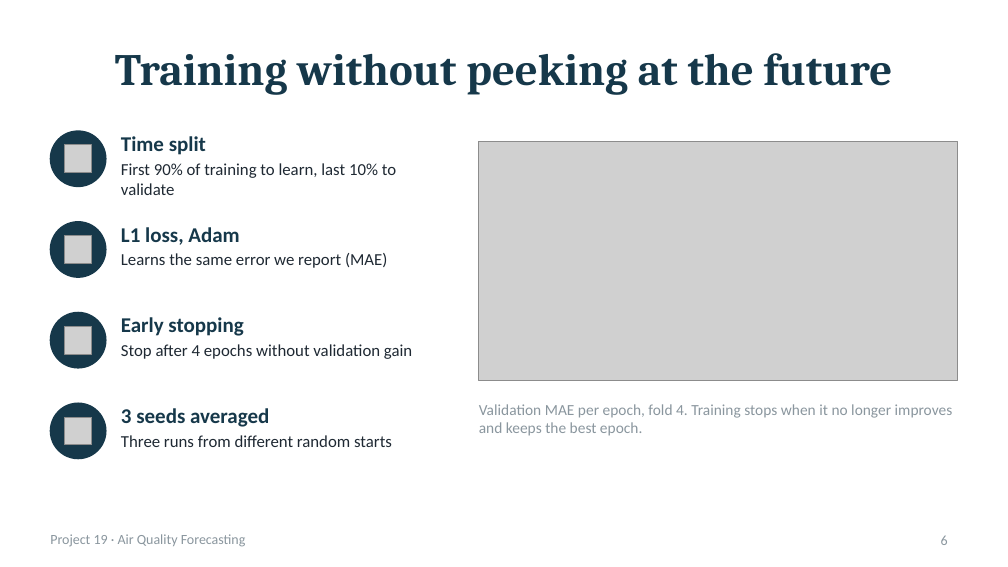
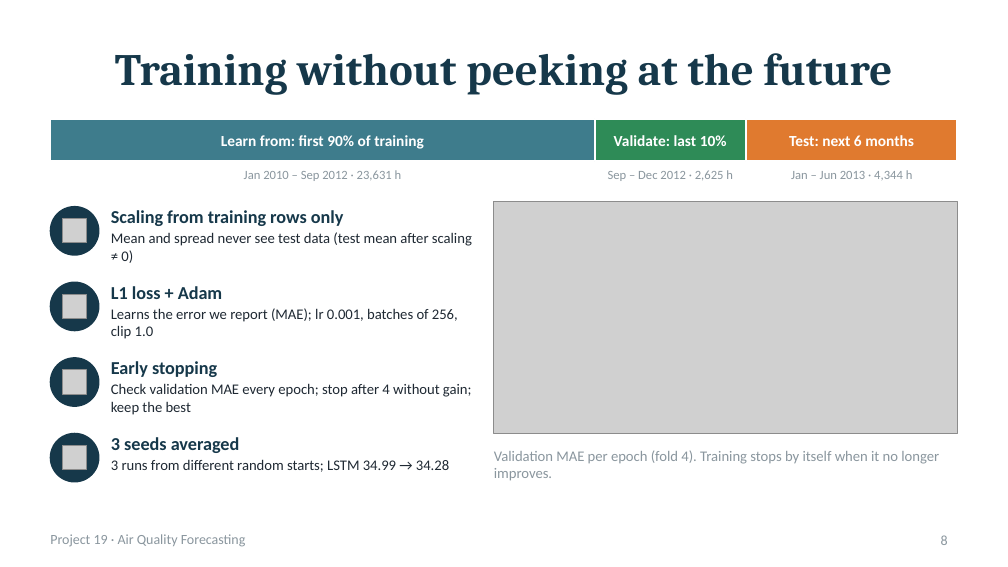
Before and after one commit to MananGilhotra/air-quality-forecasting, a slide deck: slide 8 of reports/Phase2_Presentation.pptx (slide 6 before the commit). Drawn at 1008x567 pixels with LibreOffice and Linux fonts; fonts in the diff are those of the drawing; grey boxes stand for pictures. Boxes give left, top, right and bottom in pixels: in the first picture for what was removed or moved away, otherwise in the second. Text is boxed around its words. In the diff, an @@ line names an element or a change of style, - is before the commit and + after.

```diff
--- a/reports/Phase2_Presentation.pptx
+++ b/reports/Phase2_Presentation.pptx
@@ rectangle added at (x1=50, y1=119, x2=595, y2=161), fill #3E7C8C, outline #FFFFFF 1.5 pt @@
@@ text "Learn from: first 90% of ..." at (x1=221, y1=135, x2=424, y2=149): vertical alignment top to middle @@
@@ rectangle added at (x1=595, y1=119, x2=746, y2=161), fill #2E8B57, outline #FFFFFF 1.5 pt @@
@@ rectangle added at (x1=746, y1=119, x2=958, y2=161), fill #E07A2F, outline #FFFFFF 1.5 pt @@
@@ picture removed at (x1=65, y1=145, x2=93, y2=173) @@
@@ text at (x1=221, y1=135, x2=424, y2=149): text changed; size 12 to 11 pt; text colour #1F2933 to #FFFFFF; bold on @@
-First 90% of training to learn, last 10% to validate
+Learn from: first 90% of training
@@ text added at (x1=614, y1=135, x2=727, y2=146), 11 pt, text #FFFFFF, bold @@
+Validate: last 10%
@@ text added at (x1=789, y1=135, x2=914, y2=146), 11 pt, text #FFFFFF, bold @@
+Test: next 6 months
@@ text at (x1=244, y1=170, x2=402, y2=181): text changed; size 15 to 9 pt; text colour #16384A to #8A969E; bold off @@
-Time split
+Jan 2010 – Sep 2012 · 23,631 h
@@ text added at (x1=608, y1=170, x2=733, y2=181), 9 pt, text #8A969E @@
+Sep – Dec 2012 · 2,625 h
@@ text added at (x1=791, y1=170, x2=913, y2=180), 9 pt, text #8A969E @@
+Jan – Jun 2013 · 4,344 h
@@ ellipse resized from (x1=50, y1=222, x2=106, y2=277) to (x1=50, y1=207, x2=99, y2=255) @@
@@ picture resized from (x1=479, y1=141, x2=958, y2=381) to (x1=494, y1=202, x2=958, y2=433) @@
@@ picture added at (x1=62, y1=219, x2=87, y2=243) @@
@@ text added at (x1=111, y1=210, x2=344, y2=226), 13 pt, text #16384A, bold @@
+Scaling from training rows only
@@ text added at (x1=111, y1=232, x2=472, y2=263), 10.5 pt, text #1F2933 @@
+Mean and spread never see test data (test mean after scaling ≠ 0)
@@ ellipse resized from (x1=50, y1=312, x2=106, y2=368) to (x1=50, y1=282, x2=99, y2=331) @@
@@ picture moved from (x1=65, y1=236, x2=93, y2=264) to (x1=62, y1=294, x2=87, y2=319) @@
@@ text at (x1=111, y1=286, x2=223, y2=299): text changed; size 15 to 13 pt @@
-L1 loss, Adam
+L1 loss + Adam
@@ text at (x1=111, y1=308, x2=458, y2=339): text changed; size 12 to 10.5 pt @@
-Learns the same error we report (MAE)
+Learns the error we report (MAE); lr 0.001, batches of 256, clip 1.0
@@ ellipse resized from (x1=50, y1=131, x2=106, y2=186) to (x1=50, y1=358, x2=99, y2=406) @@
@@ text "Early stopping" at (x1=111, y1=361, x2=217, y2=377): size 15 to 13 pt @@
@@ text "Early stopping" moved from (x1=121, y1=317, x2=243, y2=336) to (x1=111, y1=361, x2=217, y2=377) @@
@@ picture resized from (x1=65, y1=327, x2=93, y2=355) to (x1=62, y1=370, x2=87, y2=394) @@
@@ text at (x1=111, y1=383, x2=472, y2=415): text changed; size 12 to 10.5 pt @@
-Stop after 4 epochs without validation gain
+Check validation MAE every epoch; stop after 4 without gain; keep the best
@@ ellipse resized from (x1=50, y1=403, x2=106, y2=459) to (x1=50, y1=433, x2=99, y2=482) @@
@@ picture resized from (x1=65, y1=417, x2=93, y2=446) to (x1=62, y1=446, x2=87, y2=470) @@
@@ text "3 seeds averaged" moved from (x1=121, y1=408, x2=269, y2=427) to (x1=111, y1=437, x2=240, y2=453) @@
@@ text "3 seeds averaged" at (x1=111, y1=437, x2=240, y2=453): size 15 to 13 pt @@
@@ text at (x1=111, y1=459, x2=449, y2=472): text changed; size 12 to 10.5 pt @@
-Three runs from different random starts
+3 runs from different random starts; LSTM 34.99 → 34.28
@@ text at (x1=494, y1=451, x2=939, y2=481): text changed; size 11 to 10.5 pt @@
-Validation MAE per epoch, fold 4. Training stops when it no longer improves and keeps the best epoch.
+Validation MAE per epoch (fold 4). Training stops by itself when it no longer improves.
```
Also in this commit, not shown: 10 other slides changed, 5 slides added, 5 slides removed, 1 other file.
